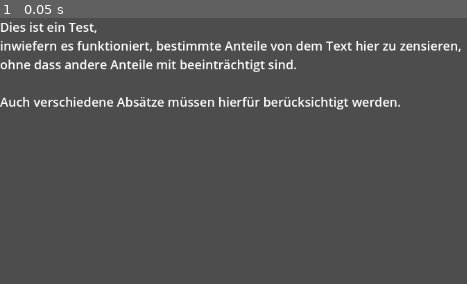
Above: before the commit, frame 1.
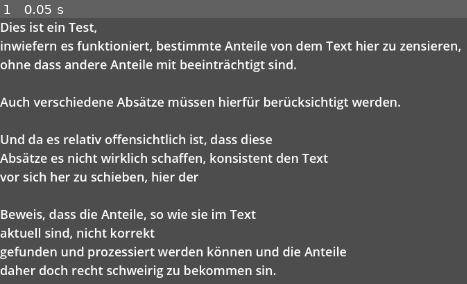
Above: after the commit, the same moment.

Repository: julianhoratschek/censeless
Game: Godot game, scene res://prefabs/article.tscn
Two runs of this game, one before a commit and one after it. Both use one fixed random seed, a clock stepped at 60 frames per second and the inputs below. The project has no main scene, so this scene is started directly.
Inputs:
- Up to frame 1 (0.05 s): no input

The runs differ from the first frame. In frame 1, 6.8% of the frame differs, in the area x 0-75%, y 43-98%.

Commit message:
ratio calculation

Diff:
--- a/prefabs/article.gd
+++ b/prefabs/article.gd
@@ -14,42 +14,93 @@
 	texture_rect.texture = ImageTexture.create_from_image(censoring)
 
 
-func evaluate(word_groups: Dictionary[StringName, PackedStringArray]):
+func _approx_word_boundaries(word: String, idx: int) -> Rect2i:
+	var line_no: int = text_label.get_character_line(idx)
+	var line_break: int = text_label.text.rfind("\n", idx)
+	var font_size: int = text_label.get_theme_font_size("normal_font")
+
+	line_break = line_break + 1 if line_break > 0 else 1
+
+	var word_begin_off: Vector2 = text_label.get_theme_font("normal_font").get_string_size(
+			text_label.text.substr(line_break, idx - line_break),
+			HORIZONTAL_ALIGNMENT_LEFT, -1, font_size,
+			text_label.justification_flags
+		)
+	word_begin_off = Vector2(word_begin_off.x + (idx - line_break), (word_begin_off.y + BreakAdd) * line_no)
+
+	var word_end_off: Vector2 = text_label.get_theme_font("normal_font").get_string_size(
+			text_label.text.substr(line_break, (idx + word.length()) - line_break),
+			HORIZONTAL_ALIGNMENT_LEFT, -1, font_size,
+			text_label.justification_flags
+		)
+	word_end_off = Vector2(word_end_off.x + (idx + word.length() - line_break), (word_end_off.y + BreakAdd) * line_no)
+
+	return Rect2i(word_begin_off, Vector2i(word_end_off.x - word_begin_off.x, font_size)) # font_size = 18?
+
+# Counts one rectangle if at least 70% are black
+# Returns ratio of "completed" rectangles VS total rectangles
+func _area_percentage(locations: Array[Rect2i]) -> float:
+	if locations.is_empty():
+		return 0.0
+
+	var good := 0
+
+	for rect in locations:
+		var counter := 0
+
+		for y in range(rect.position.y, rect.position.y + rect.size.y):
+			for x in range(rect.position.x, rect.position.x + rect.size.x):
+				if censoring.get_pixel(x, y) == Color.BLACK:
+					counter += 1
+
+		var p := rect.get_area() * 70 / 100
+		if counter >= p:
+			good += 1
+
+	return good / float(locations.size())
+
+
+# Nur experimentell gefunden, unsauber aber scheinbar hinreichend
+const BreakAdd := 4.8
+
+func evaluate(word_groups: Dictionary[StringName, PackedStringArray]): # -> Dictionary[StringName, Dictionary]:
 	var eval_text: String = text_label.text.to_lower()
+	var found: Dictionary[String, float] = {}
+	var result: Dictionary[StringName, Dictionary] = {}
 
 	for group: StringName in word_groups:
+		result[group] = {}
+
 		for word in word_groups[group]:
+
+			# Don't recalculate, if we already processed this word
+			if found.has(word):
+				result[group][word] = found[word]
+				break
+
 			var idx := 0
-			var word_length := word.length()
+			var locations: Array[Rect2i] = []
 
+			# Find all occurances of word
 			while true:
-				idx = text_label.text.findn(word, idx + word_length)
+				idx = text_label.text.findn(word, idx + word.length())
 				if idx == -1:
 					break
 
-				var line_no: int = text_label.get_character_line(idx)
-				var line_break: int = text_label.text.rfind("\n", idx)
+				locations.append(_approx_word_boundaries(word, idx))
 
-				line_break = line_break + 1 if line_break > 0 else 0
-
-				for i in word.length():
-					var char_pos := idx + i
-					var h_off: Vector2 = text_label.get_theme_font("normal_font").get_string_size(
-						text_label.text.substr(line_break, char_pos - line_break),
-						HORIZONTAL_ALIGNMENT_LEFT, -1, text_label.get_theme_font_size("normal_font"),
-						text_label.justification_flags
-					)
-
-					h_off = Vector2(h_off.x + (char_pos - line_break), (h_off.y + 4.8) * line_no)
-					censoring.fill_rect(Rect2i(h_off, Vector2i(12, 18)), Color.YELLOW)
-	texture_rect.texture.update(censoring)
+			found[word] = _area_percentage(locations)
+			print("%s: %f" % [word, found[word]])
+				# for debugging
+				# censoring.fill_rect(Rect2i(word_begin_off, Vector2i(word_end_off.x - word_begin_off.x, 18)), Color.YELLOW)
+	# For debugging
+	# texture_rect.texture.update(censoring)
 
 func _on_texture_rect_gui_input(event: InputEvent) -> void:
 	if event is InputEventMouseButton:
 		if event.button_index == MOUSE_BUTTON_LEFT:
 			drawing = event.pressed
 		elif event.pressed:
-			print("eval")
 			evaluate({first = ["Anteile", "Text", "Absätze"]})
 	elif drawing and event is InputEventMouseMotion:
 		var mouse_pos := get_local_mouse_position()
--- a/prefabs/article.tscn
+++ b/prefabs/article.tscn
@@ -26,7 +26,16 @@
 inwiefern es funktioniert, bestimmte Anteile von dem Text hier zu zensieren,
 ohne dass andere Anteile mit beeinträchtigt sind.
 
-Auch verschiedene Absätze müssen hierfür berücksichtigt werden."
+Auch verschiedene Absätze müssen hierfür berücksichtigt werden.
+
+Und da es relativ offensichtlich ist, dass diese
+Absätze es nicht wirklich schaffen, konsistent den Text
+vor sich her zu schieben, hier der
+
+Beweis, dass die Anteile, so wie sie im Text
+aktuell sind, nicht korrekt
+gefunden und prozessiert werden können und die Anteile
+daher doch recht schweirig zu bekommen sin."
 
 [node name="TextureRect" type="TextureRect" parent="."]
 layout_mode = 1
